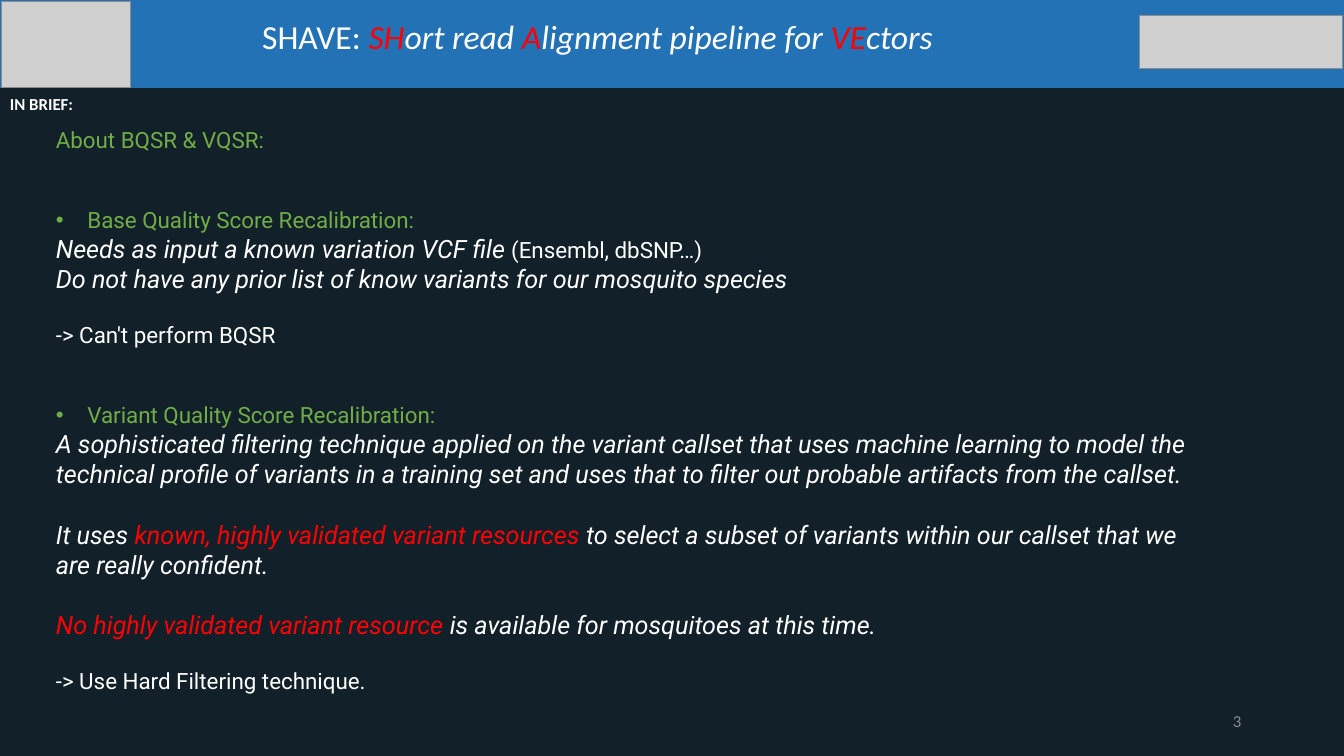
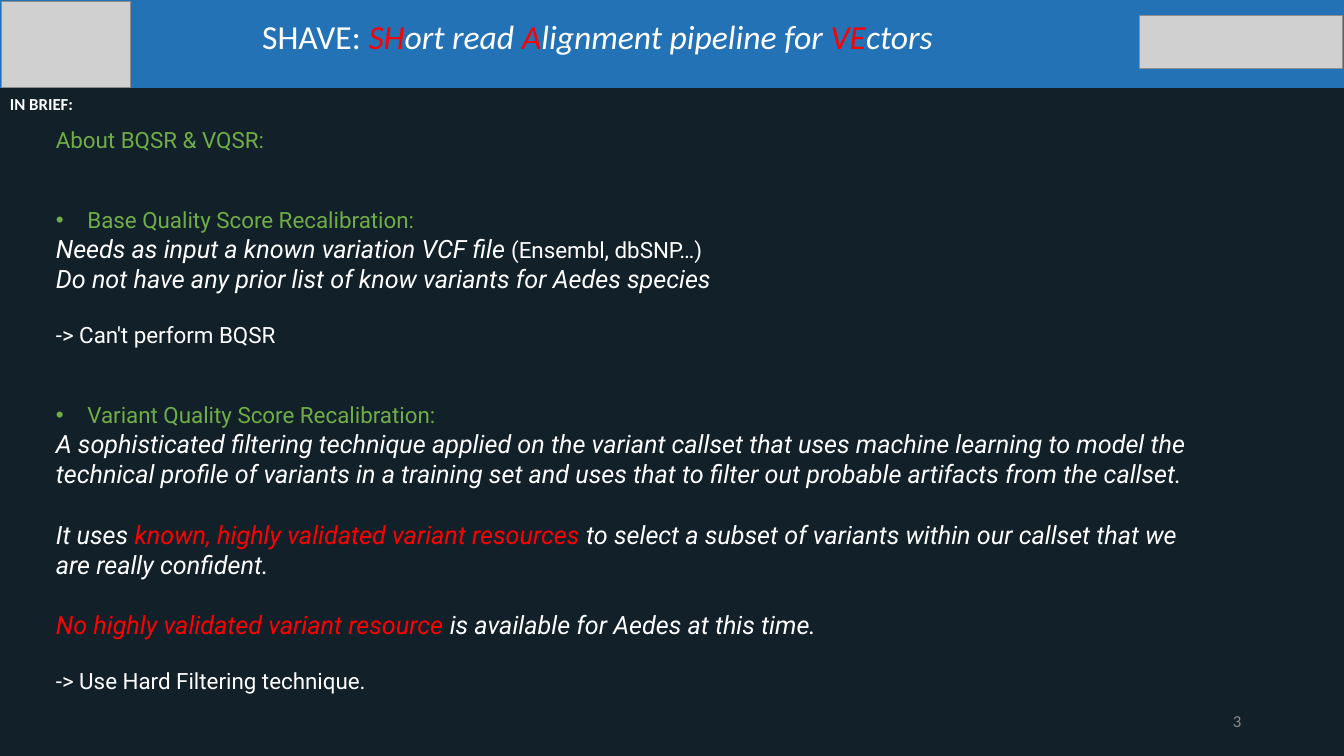
Before and after one commit to ltalignani/SHAVE, a slide deck: slide 3 of Shave_presentation.pptx. Drawn at 1344x756 pixels with LibreOffice and Linux fonts; fonts in the diff are those of the drawing; grey boxes stand for pictures. Boxes give left, top, right and bottom in pixels: in the first picture for what was removed or moved away, otherwise in the second. Text is boxed around its words. In the diff, an @@ line names an element or a change of style, - is before the commit and + after.

```diff
--- a/Shave_presentation.pptx
+++ b/Shave_presentation.pptx
@@ text at [56,269,710,294]: text changed @@
-Do not have any prior list of know variants for our mosquito species
+Do not have any prior list of know variants for Aedes species
@@ text at [56,615,816,640]: text changed; text colour #FFFFFF to #FF0000 @@
-No highly validated variant resource is available for mosquitoes at this time.
+No highly validated variant resource is available for Aedes at this time.
```
Also in this commit, not shown: 4 other slides changed, 55 other files.
